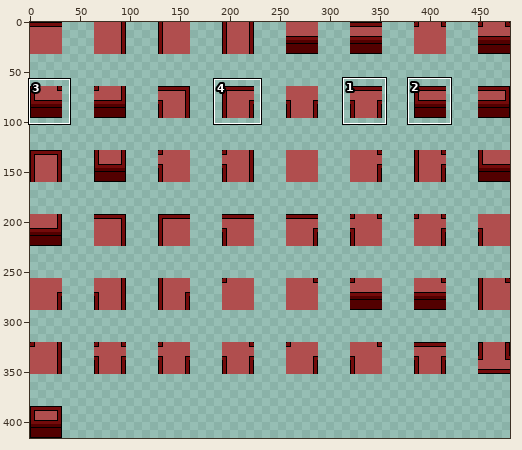
Two states of a sprite sheet, Assets/Tileset/TopDownWall.png. Above: a wide view before the commit, with the close-up outlined.
Close-up. The starting point:
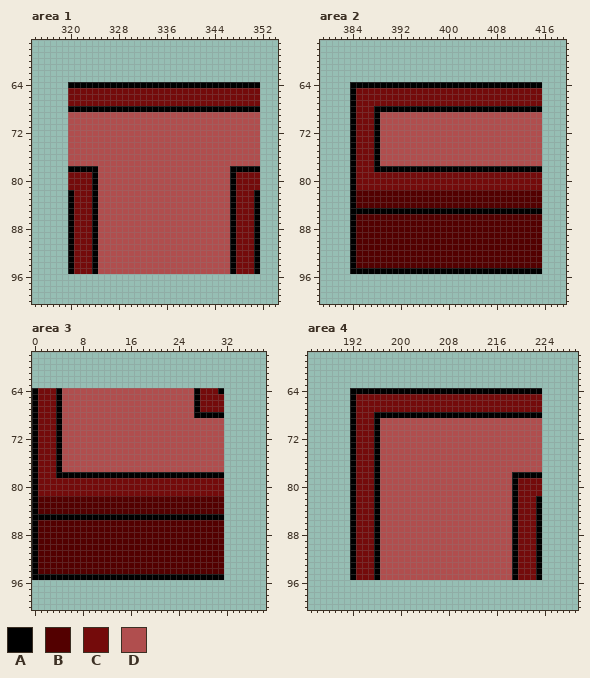
The file is 480x416 pixels. Shown: area 1: x 314..354, y 57..100; area 2: x 379..419, y 57..100; area 3: x 0..38, y 58..100; area 4: x 185..229, y 58..100. The commit also changed other parts of the picture, which this record leaves out.
Palette (. is transparent): A #000000  B #530000  C #740b0b  D #b04e4e
Now the later version:
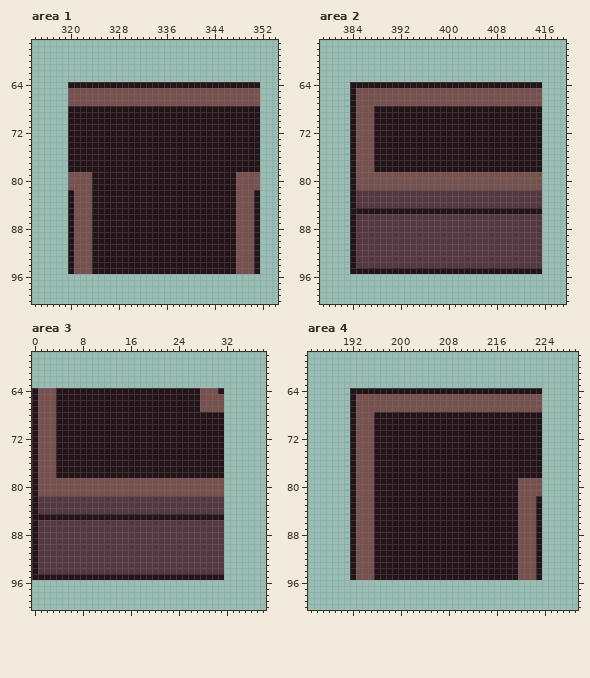
Change:
colour B: #530000 -> #543740
colour C: #740b0b -> #78514f
colour D: #b04e4e -> #25131a
Changed rows in their new state; - is a pixel that keeps its letter.
Area 1:
first column x 320:
 64 DDDDDDDDDDDDDDDDDDDDDDDDDDDDDDDD
first column x 320:
 68 DDDDDDDDDDDDDDDDDDDDDDDDDDDDDDDD
first column x 320:
 78 DDDDD----------------------DDDDD
 79 ----D----------------------D----
 80 ----D----------------------D----
 81 ----D----------------------D----
 82 D---D----------------------D---D
 83 D---D----------------------D---D
 84 D---D----------------------D---D
 85 D---D----------------------D---D
 86 D---D----------------------D---D
 87 D---D----------------------D---D
 88 D---D----------------------D---D
 89 D---D----------------------D---D
 90 D---D----------------------D---D
 91 D---D----------------------D---D
 92 D---D----------------------D---D
 93 D---D----------------------D---D
 94 D---D----------------------D---D
 95 D---D----------------------D---D
Area 2:
first column x 384:
 64 DDDDDDDDDDDDDDDDDDDDDDDDDDDDDDDD
 65 D-------------------------------
 66 D-------------------------------
 67 D-------------------------------
 68 D---DDDDDDDDDDDDDDDDDDDDDDDDDDDD
 69 D---D---------------------------
 70 D---D---------------------------
 71 D---D---------------------------
 72 D---D---------------------------
 73 D---D---------------------------
 74 D---D---------------------------
 75 D---D---------------------------
 76 D---D---------------------------
 77 D---D---------------------------
 78 D---DDDDDDDDDDDDDDDDDDDDDDDDDDDD
 79 D-------------------------------
 80 D-------------------------------
 81 D-------------------------------
 82 D-------------------------------
 83 D-------------------------------
 84 D-------------------------------
 85 DDDDDDDDDDDDDDDDDDDDDDDDDDDDDDDD
 86 D-------------------------------
 87 D-------------------------------
 88 D-------------------------------
 89 D-------------------------------
 90 D-------------------------------
 91 D-------------------------------
 92 D-------------------------------
 93 D-------------------------------
 94 D-------------------------------
 95 DDDDDDDDDDDDDDDDDDDDDDDDDDDDDDDD
Area 3:
first column x 0:
 64 D---D----------------------D---D
 65 D---D----------------------D----
 66 D---D----------------------D----
 67 D---D----------------------D----
 68 D---D----------------------DDDDD
 69 D---D---------------------------
 70 D---D---------------------------
 71 D---D---------------------------
 72 D---D---------------------------
 73 D---D---------------------------
 74 D---D---------------------------
 75 D---D---------------------------
 76 D---D---------------------------
 77 D---D---------------------------
 78 D---DDDDDDDDDDDDDDDDDDDDDDDDDDDD
 79 D-------------------------------
 80 D-------------------------------
 81 D-------------------------------
 82 D-------------------------------
 83 D-------------------------------
 84 D-------------------------------
 85 DDDDDDDDDDDDDDDDDDDDDDDDDDDDDDDD
 86 D-------------------------------
 87 D-------------------------------
 88 D-------------------------------
 89 D-------------------------------
 90 D-------------------------------
 91 D-------------------------------
 92 D-------------------------------
 93 D-------------------------------
 94 D-------------------------------
 95 DDDDDDDDDDDDDDDDDDDDDDDDDDDDDDDD
Area 4:
first column x 192:
 64 DDDDDDDDDDDDDDDDDDDDDDDDDDDDDDDD
 65 D-------------------------------
 66 D-------------------------------
 67 D-------------------------------
 68 D---DDDDDDDDDDDDDDDDDDDDDDDDDDDD
 69 D---D---------------------------
 70 D---D---------------------------
 71 D---D---------------------------
 72 D---D---------------------------
 73 D---D---------------------------
 74 D---D---------------------------
 75 D---D---------------------------
 76 D---D---------------------------
 77 D---D---------------------------
 78 D---D----------------------DDDDD
 79 D---D----------------------D----
 80 D---D----------------------D----
 81 D---D----------------------D----
 82 D---D----------------------D---D
 83 D---D----------------------D---D
 84 D---D----------------------D---D
 85 D---D----------------------D---D
 86 D---D----------------------D---D
 87 D---D----------------------D---D
 88 D---D----------------------D---D
 89 D---D----------------------D---D
 90 D---D----------------------D---D
 91 D---D----------------------D---D
 92 D---D----------------------D---D
 93 D---D----------------------D---D
 94 D---D----------------------D---D
 95 D---D----------------------D---D
